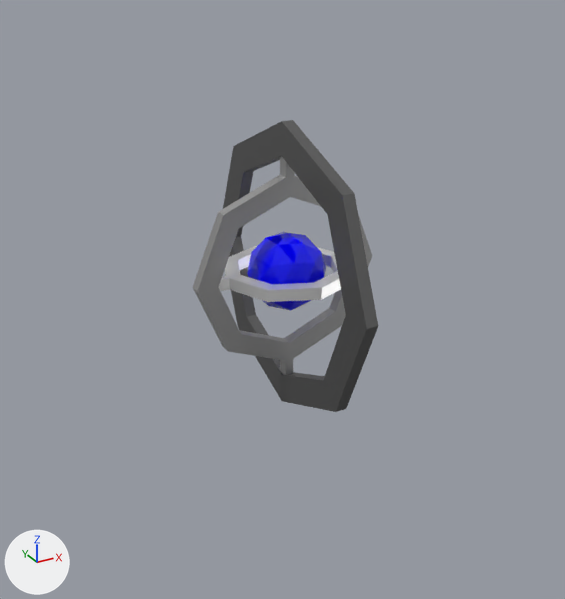
A saved change to the Blender file 3D-Models/CD_Engine_v1.blend.
One viewpoint serves both versions: a 50 mm camera at (-17.7, -31.8, 14.4) aimed at (-1.1, -1.4, -0.8). The axes (+X, +Y, +Z) are drawn at lower left. The lights are the same throughout. The older version comes first.

The scene before the commit, as lines of its bpy script (objects in view):
```python
me_cylinder = bpy.data.meshes.new('Cylinder')
me_cylinder.from_pydata(...)  # 48 vertices, 46 faces; spans x -1.28..1.28, y -1.0..1.0, z -0.1..0.1
me_cylinder.materials.append(mat_inner)  # white #ffffff
me_cylinder_002 = bpy.data.meshes.new('Cylinder.002')
me_cylinder_002.from_pydata(...)  # 32 vertices, 32 faces; spans x -1.0..1.0, y -1.0..1.0, z -0.1..0.1
me_cylinder_002.materials.append(mat_outer)  # grey #7f7f7f
me_icosphere = bpy.data.meshes.new('Icosphere')
me_icosphere.from_pydata(...)  # an icosphere of 80 faces spanning x -0.95..0.95, y -1.0..1.0, z -1.0..1.0
me_icosphere.materials.append(mat_core)  # blue #0000ff
ob_core = bpy.data.objects.new('Core', me_icosphere)
ob_core.location = (0.0, 0.0, 0.0)
ob_core.scale = (2.0, 2.0, 2.0)
ob_inner = bpy.data.objects.new('Inner', me_cylinder)
ob_inner.parent = ob_middle
ob_inner.matrix_parent_inverse = Matrix(((0.202, 0.0, 0.0, 0.0), (0.0, 0.0, 0.202, 0.0), (0.0, -0.333, 0.0, 0.0), (0.0, 0.0, 0.0, 1.0)))
ob_inner.location = (0.0, 0.0, 0.0)
ob_inner.rotation_euler = (3.142, 0.0, 0.0)  # degrees (180, 0, 0)
ob_inner.scale = (3.3, 3.3, 3.0)
ob_outer = bpy.data.objects.new('Outer', me_cylinder_002)
ob_outer.location = (0.0, 0.0, 0.0)
ob_outer.rotation_euler = (1.571, 0.0, 1.571)  # degrees (90, 0, 90)
ob_outer.scale = (7.42, 7.42, 3.0)
# also in view: 'Middle' at (0.0, 0.0, 0.0)
```
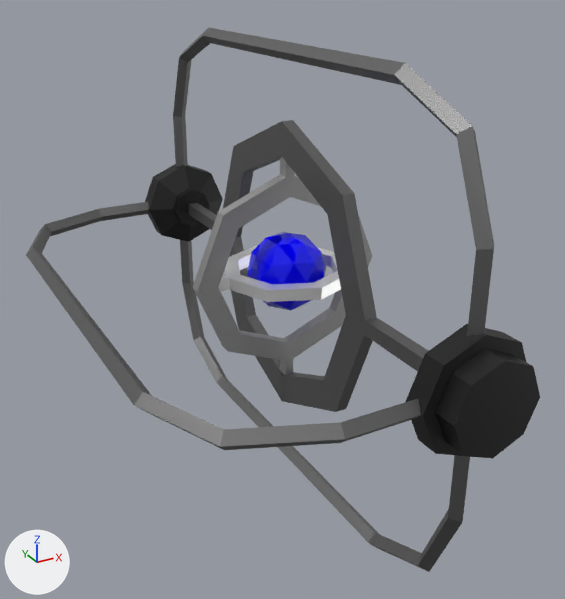
Location of each change, [x1, y1, x2, y2] in pixels of the pictures (565 x 599 px):
'Pivots', added: after [145, 164, 540, 459]
'Outer', reshaped: before [223, 120, 378, 412]; after [188, 120, 428, 412]
'Bar.001', added: after [173, 28, 494, 336]
'Bar', added: after [26, 202, 421, 450]
'Bar.002', added: after [180, 240, 470, 572]
part 1 of me_cylinder_002, built on: before [223, 146, 378, 412]; after [188, 146, 428, 412]

The change, as a list of edits to the scene's bpy script:
```text
Change me_cylinder_002:
    used by ob_outer; location = (0.0, 0.0, 0.0); rotation_euler = (1.571, 0.0, 1.571), in degrees (90, 0, 90); scale = (7.42, 7.42, 3.0)
    remove me_cylinder_002.from_pydata(...)  # 32 vertices, 32 faces; spans x -1.0..1.0, y -1.0..1.0, z -0.1..0.1
    add me_cylinder_002.from_pydata(...)  # 48 vertices, 46 faces; spans x -1.65..1.65, y -1.0..1.0, z -0.1..0.1
    me_cylinder_002 part 1
    4 vertices are removed from x -1.0..1.0, y 0.0, z -0.1..0.1
    12 faces are deleted
    12 vertices are added at x -1.65..0.98, y -0.05..0.05, z -0.1..0.1
    8 new vertices lie (0.67, 0.0, 0.0) away from vertices in x -1.65..0.98, y -0.05..0.05, z -0.1..0.1
    26 new faces join them
Add cu_plane_002:
    cu_plane_002 = bpy.data.curves.new('Plane.002', 'CURVE')
    cu_plane_002.dimensions = '3D'
    _sp = cu_plane_002.splines.new('POLY'); _sp.points.add(7)
    _sp.points.foreach_set('co', [-2.0, 13.5, 0.0, 0.0, -5.5, 13.5, 0.0, 0.0, -9.036, 12.04, 0.0, 0.0, -10.5, 8.5, 0.0, 0.0, -10.5, -8.5, 0.0, 0.0, -9.036, -12.04, 0.0, 0.0, -5.5, -13.5, 0.0, 0.0, -2.0, -13.5, 0.0, 0.0])
    _sp.order_v = 0
    _sp.resolution_v = 0
    _sp.use_endpoint_u = True
    _sp.use_smooth = False
    cu_plane_002.materials.append(mat_material_002)  # grey #7f7f7f
    cu_plane_002.bevel_resolution = 0
    cu_plane_002.bevel_depth = 0.4
    cu_plane_002.fill_mode = 'FULL'
Add cu_plane_001:
    cu_plane_001 = bpy.data.curves.new('Plane.001', 'CURVE')
    cu_plane_001.dimensions = '3D'
    _sp = cu_plane_001.splines.new('POLY'); _sp.points.add(7)
    _sp.points.foreach_set('co', [-2.0, 13.5, 0.0, 0.0, -5.5, 13.5, 0.0, 0.0, -9.036, 12.04, 0.0, 0.0, -10.5, 8.5, 0.0, 0.0, -10.5, -8.5, 0.0, 0.0, -9.036, -12.04, 0.0, 0.0, -5.5, -13.5, 0.0, 0.0, -2.0, -13.5, 0.0, 0.0])
    _sp.order_v = 0
    _sp.resolution_v = 0
    _sp.use_endpoint_u = True
    _sp.use_smooth = False
    cu_plane_001.materials.append(mat_material_002)  # grey #7f7f7f
    cu_plane_001.bevel_resolution = 0
    cu_plane_001.bevel_depth = 0.4
    cu_plane_001.fill_mode = 'FULL'
Add cu_plane:
    cu_plane = bpy.data.curves.new('Plane', 'CURVE')
    cu_plane.dimensions = '3D'
    _sp = cu_plane.splines.new('POLY'); _sp.points.add(7)
    _sp.points.foreach_set('co', [-2.0, 13.5, 0.0, 0.0, -5.5, 13.5, 0.0, 0.0, -9.036, 12.04, 0.0, 0.0, -10.5, 8.5, 0.0, 0.0, -10.5, -8.5, 0.0, 0.0, -9.036, -12.04, 0.0, 0.0, -5.5, -13.5, 0.0, 0.0, -2.0, -13.5, 0.0, 0.0])
    _sp.order_v = 0
    _sp.resolution_v = 0
    _sp.use_endpoint_u = True
    _sp.use_smooth = False
    cu_plane.materials.append(mat_material_002)  # grey #7f7f7f
    cu_plane.bevel_resolution = 0
    cu_plane.bevel_depth = 0.4
    cu_plane.fill_mode = 'FULL'
Add ob_bar_002:
    ob_bar_002 = bpy.data.objects.new('Bar.002', cu_plane_002)
    ob_bar_002.location = (0.0, 0.0, 0.0)
    ob_bar_002.rotation_euler = (0.0, 4.712, 0.0)  # degrees (0, 270, 0)
Add ob_bar_001:
    ob_bar_001 = bpy.data.objects.new('Bar.001', cu_plane_001)
    ob_bar_001.location = (0.0, 0.0, 0.0)
    ob_bar_001.rotation_euler = (0.0, 1.571, 0.0)  # degrees (0, 90, 0)
Add ob_bar:
    ob_bar = bpy.data.objects.new('Bar', cu_plane)
    ob_bar.location = (0.0, 0.0, 0.0)
Add ob_pivots:
    ob_pivots = bpy.data.objects.new('Pivots', me_cylinder_003)  # 48 vertices, 42 faces; spans x -1.0..1.0, y -1.0..1.0, z -1.0..2.0; in mat_material_001 (dark grey #404040); modifiers MIRROR
    ob_pivots.location = (0.0, 14.0, 0.0)
    ob_pivots.rotation_euler = (1.571, 0.0, 0.0)  # degrees (90, 0, 0)
    ob_pivots.scale = (2.5, 2.5, 1.0)
```
